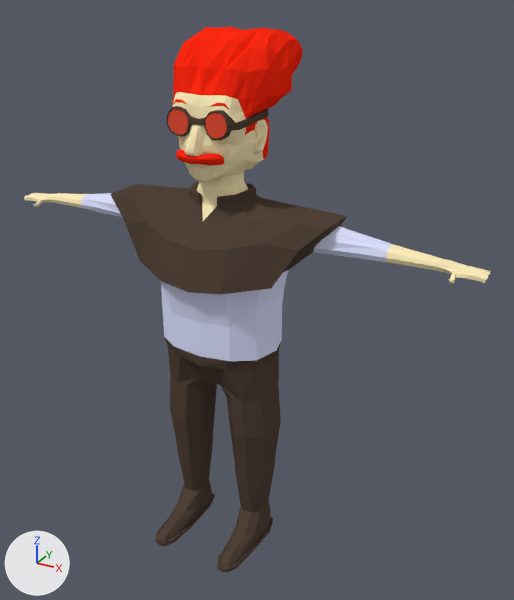
What one commit did to the Blender file Assets/Prefabs/Models/Player.blend.
Camera for both pictures: a camera (50 mm lens) standing at (8.79, -13.83, 14.17) and looking at (0.73, 0.82, 6.85). The lights are fixed; the arrows at lower left show +X, +Y and +Z.
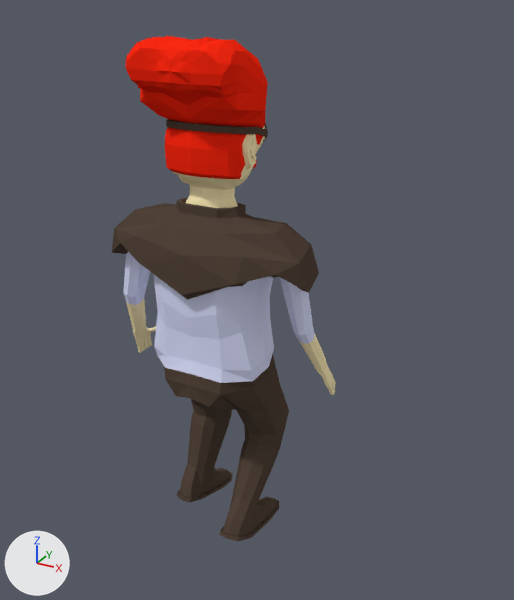
The newer file adds an action. The first version stands in its rest pose; the second is drawn at frame 1 of the action 'JumpLeft'.

Where the change shows, as pixel boxes [x1, y1, x2, y2] in the pictures (514 x 600 px):
'Cube', posed (52% narrower, 7% shorter): before [24, 27, 490, 572]; after [112, 36, 336, 541]

The change in detail:
Bone 'root' (bone_root) moves from (0.0, 0.0, 0.0) to (0.09, -0.03, 0.0).
Bone 'root' (bone_root) turns from (0, 0, 0) to (0, 0, 180) degrees about its own x, y and z.
Bone 'upper_arm.fk.R' (bone_upper_arm_fk_r) turns from (0, 0, 0) to (15, -8, 71) degrees about its own x, y and z.
Bone 'forearm.fk.R' (bone_forearm_fk_r) turns from (0, 0, 0) to (23, 0, 0) degrees about its own x, y and z.
Bone 'upper_arm.fk.L' (bone_upper_arm_fk_l) turns from (0, 0, 0) to (12, 10, -70) degrees about its own x, y and z.
Bone 'forearm.fk.L' (bone_forearm_fk_l) turns from (0, 0, 0) to (21, 0, 0) degrees about its own x, y and z.
Bone 'head' (bone_head) moves from (0.0, 0.0, 0.0) to (0.02, 0.28, 0.07).
Bone 'head' (bone_head) turns from (0, 0, 0) to (5, 0, 0) degrees about its own x, y and z.
Bone 'foot.ik.R' (bone_foot_ik_r) moves from (0.0, 0.0, 0.0) to (-0.02, 0.37, 0.69).
Bone 'foot.ik.R' (bone_foot_ik_r) turns from (0, 0, 0) to (-10, 0, -1) degrees about its own x, y and z.
Bone 'foot.ik.L' (bone_foot_ik_l) moves from (0.0, 0.0, 0.0) to (-0.04, -0.47, 0.61).
Bone 'foot.ik.L' (bone_foot_ik_l) turns from (0, 0, 0) to (-16, 0, -1) degrees about its own x, y and z.
Bone 'torso' (bone_torso) moves from (0.0, 0.0, 0.0) to (0.0, -0.07, -0.21).
Bone 'chest' (bone_chest) turns from (0, 0, 0) to (4, 0, 0) degrees about its own x, y and z.
